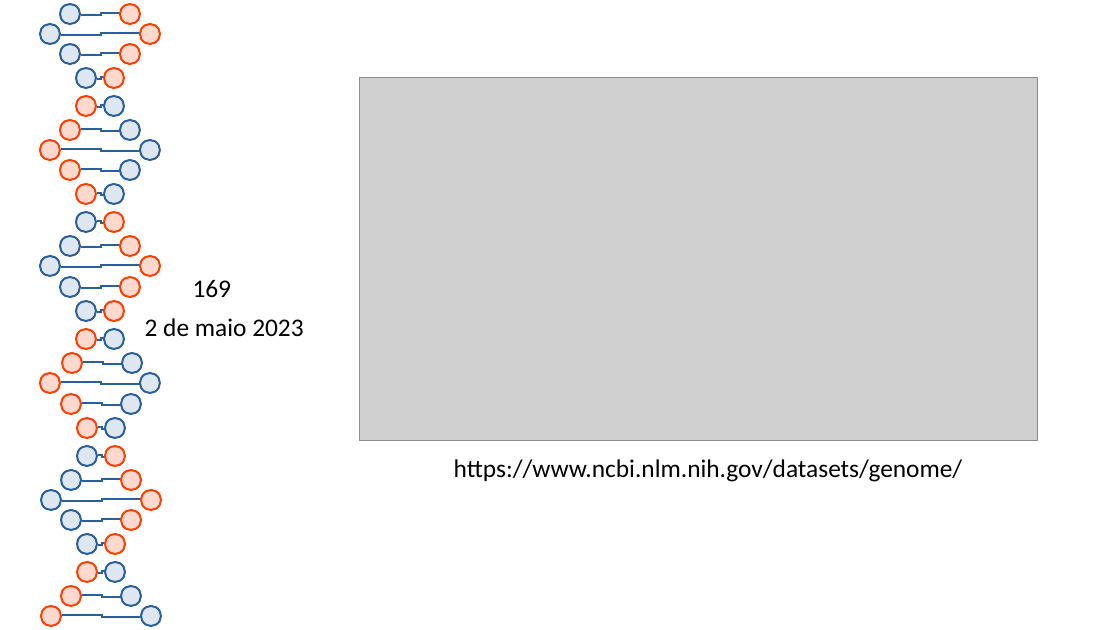
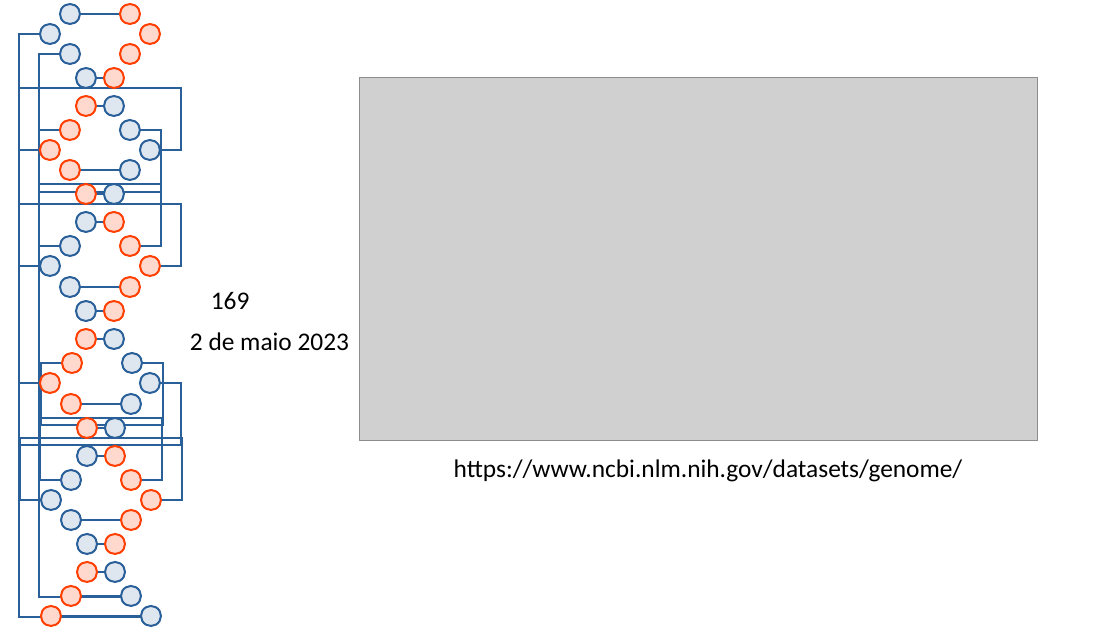
Before and after one commit to karynalysenko/Project_final, a slide deck: slide 2 of apresentacao.odp. Drawn at 1120x630 pixels with LibreOffice and Linux fonts; fonts in the diff are those of the drawing; grey boxes stand for pictures. Boxes give left, top, right and bottom in pixels: in the first picture for what was removed or moved away, otherwise in the second. Text is boxed around its words. In the diff, an @@ line names an element or a change of style, - is before the commit and + after.

```diff
--- a/apresentacao.odp
+++ b/apresentacao.odp
@@ elbow line added from (142, 617) to (40, 34), #2A6099 1.42 pt @@
@@ elbow line added from (122, 597) to (60, 54), #2A6099 1.42 pt @@
@@ elbow line removed from (61, 35) to (141, 34) @@
@@ elbow line removed from (80, 55) to (121, 53) @@
@@ elbow line moved from (121, 131) - (80, 129) to (161, 150) - (40, 150) @@
@@ elbow line moved from (141, 150) - (61, 149) to (140, 130) - (60, 130) @@
@@ elbow line (104, 194) - (96, 194): route changed @@
@@ elbow line moved from (61, 267) - (141, 265) to (40, 266) - (161, 266) @@
@@ elbow line moved from (80, 247) - (121, 245) to (60, 246) - (140, 246) @@
@@ text "169": place and size @@
-text "169" at (193, 280, 232, 298)
+text "169" at (211, 292, 250, 309)
@@ text "2 de maio 2023": place and size @@
-text "2 de maio 2023" at (145, 318, 303, 337)
+text "2 de maio 2023" at (190, 332, 349, 350)
@@ elbow line moved from (123, 364) - (82, 363) to (161, 383) - (40, 383) @@
@@ elbow line moved from (141, 384) - (61, 382) to (142, 363) - (62, 363) @@
@@ elbow line moved from (81, 481) - (122, 480) to (61, 481) - (141, 481) @@
@@ elbow line moved from (62, 501) - (142, 499) to (41, 500) - (162, 500) @@
@@ elbow line (121, 597) - (81, 597): route changed @@
@@ elbow line (141, 616) - (61, 616): route changed @@
```
Also in this commit, not shown: 5 other slides changed.
